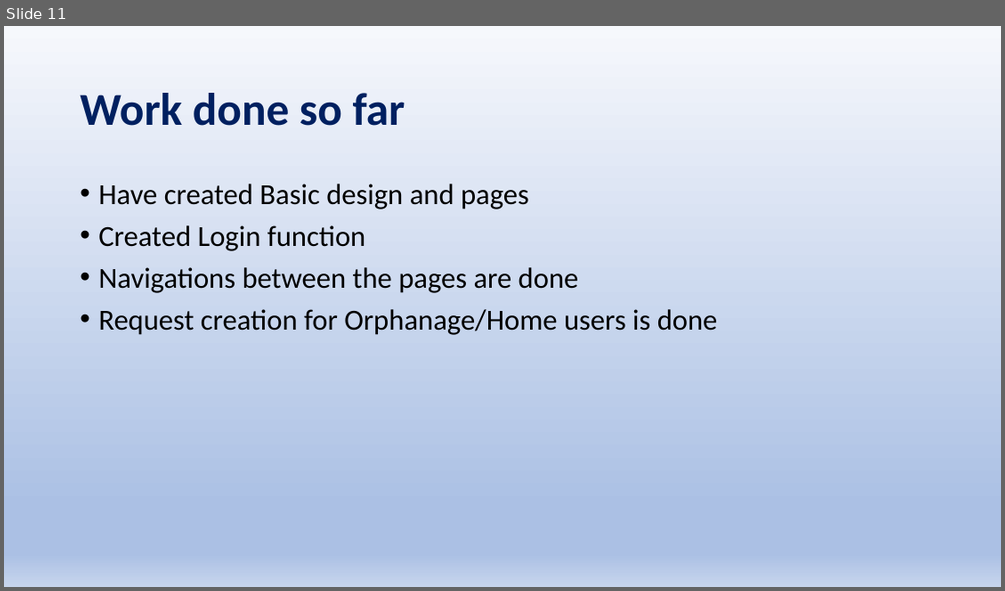
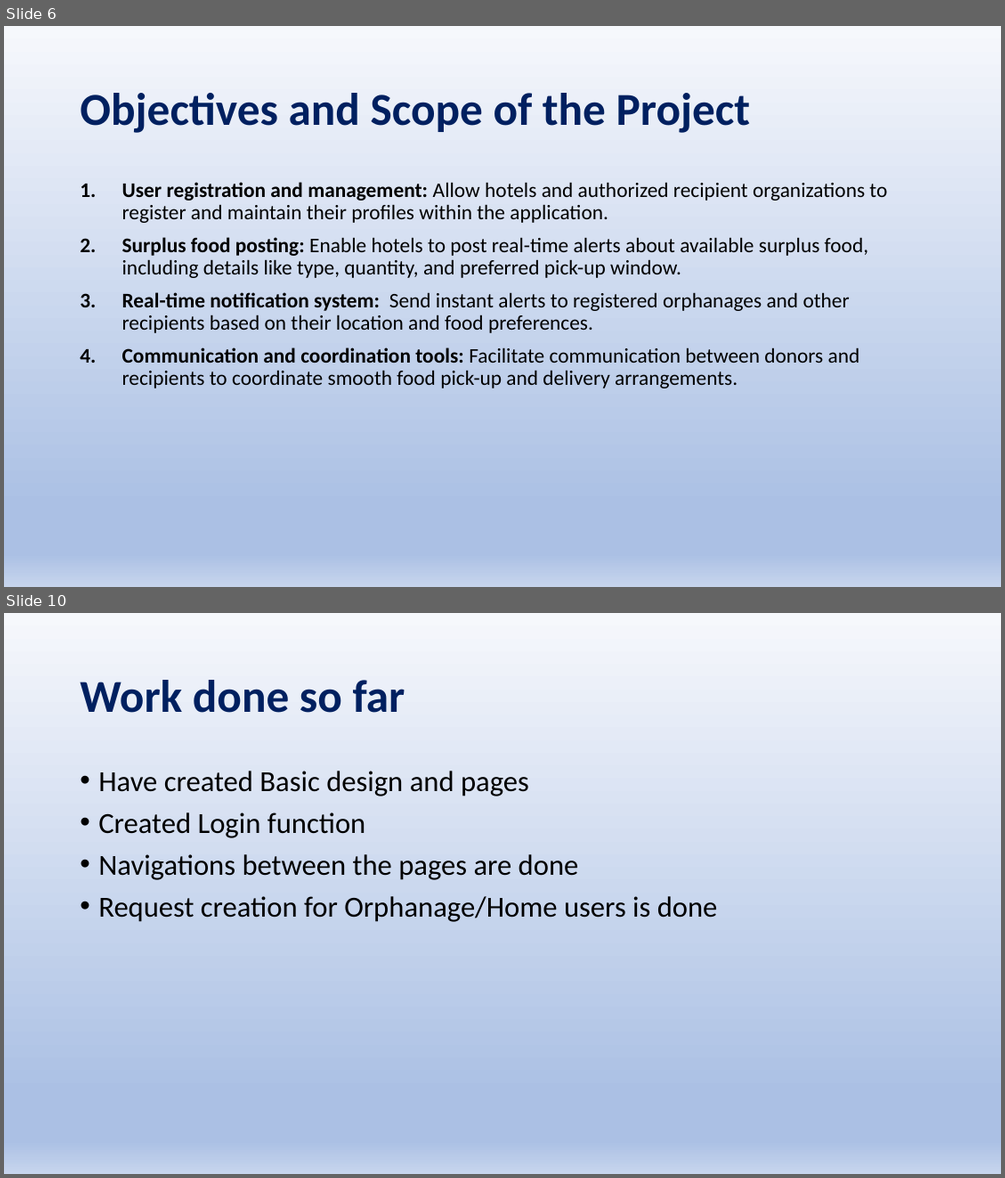
Before and after one commit to Sriram-V-99/MCA-Project-, a slide deck: FoodBridge.pptx. Shown one above the other, each under a label of ours: slide 11 before the commit, slides 6 and 10 after it; the slides between them are not shown. The pictures are 1005x591 and 1005x1178 pixels, drawn with LibreOffice and Linux fonts; fonts in the diff are those of the drawing. Boxes give left, top, right and bottom in pixels: in the first picture for what was removed or moved away, otherwise in the second. Text is boxed around its words. In the diff, an @@ line names an element or a change of style, - is before the commit and + after.

```diff
--- a/FoodBridge.pptx
+++ b/FoodBridge.pptx
@@ slide 6 added at bbox=[4, 26, 1001, 587], background gradient #F6F8FC to #ABC0E4 to #C7D5ED @@
@@ title added at bbox=[80, 93, 751, 133], 44 pt, text #002060, bold @@
+Objectives and Scope of the Project
@@ text added at bbox=[122, 182, 887, 388], 20 pt, text #000000 @@
+1. User registration and management: Allow hotels and authorized recipient organizations to register and maintain their profiles within the application.
+2. Surplus food posting: Enable hotels to post real-time alerts about available surplus food, including details like type, quantity, and preferred pick-up window.
+3. Real-time notification system: Send instant alerts to registered orphanages and other recipients based on their location and food preferences.
+4. Communication and coordination tools: Facilitate communication between donors and recipients to coordinate smooth food pick-up and delivery arrangements.
@@ what was slide 11 is now slide 10 @@
```
Also in this commit, not shown: 5 slides changed, 3 other slides added, 8 slides removed, 2 other files.
